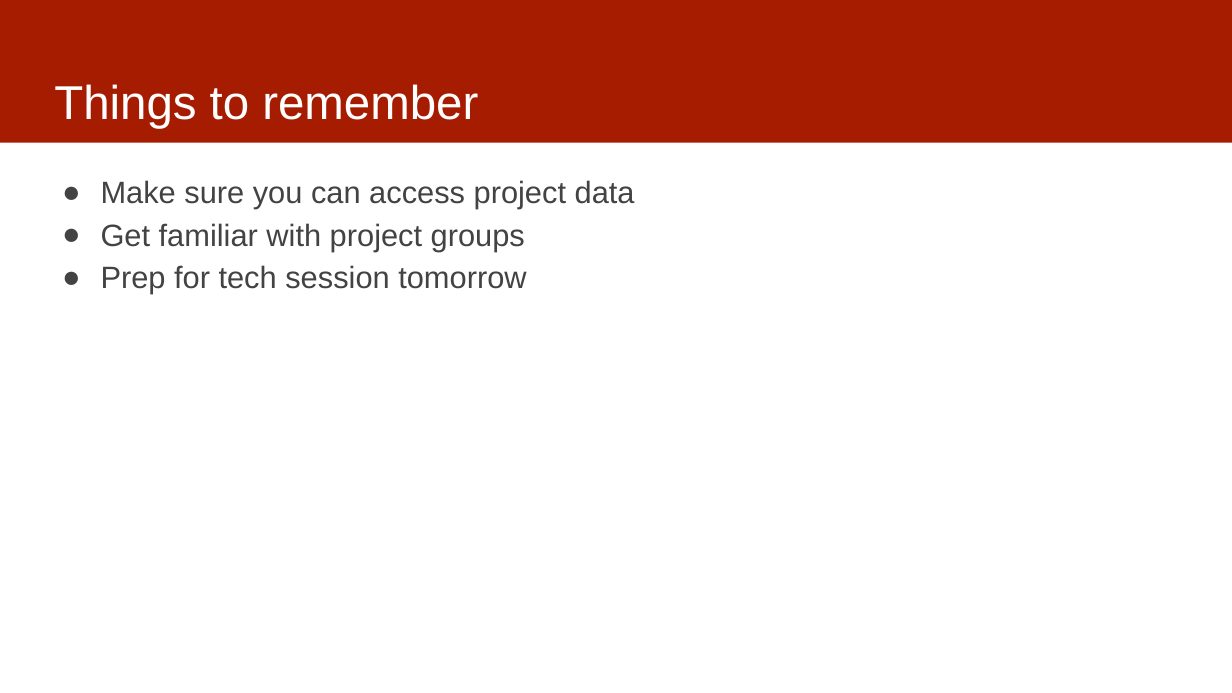
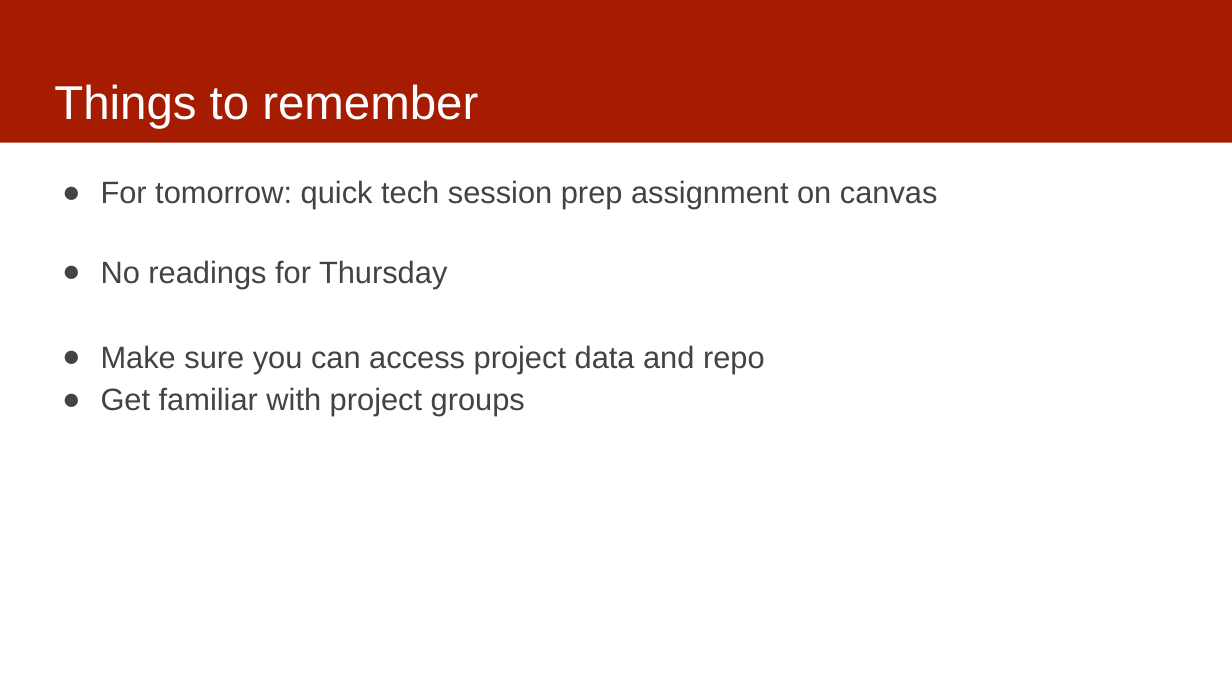
Before and after one commit to dssg/mlforpublicpolicylab, a slide deck: slide 11 of Lectures/03-casestudies.pptx. Drawn at 1232x693 pixels with LibreOffice and Linux fonts; fonts in the diff are those of the drawing. Boxes give left, top, right and bottom in pixels: in the first picture for what was removed or moved away, otherwise in the second. Text is boxed around its words. In the diff, an @@ line names an element or a change of style, - is before the commit and + after.

Commit message:
slides for today

```diff
--- a/Lectures/03-casestudies.pptx
+++ b/Lectures/03-casestudies.pptx
@@ text at (101, 180, 938, 373): text changed @@
-● Make sure you can access project data
+● For tomorrow: quick tech session prep assignment on canvas
+● No readings for Thursday
+● Make sure you can access project data and repo
@@ text at (101, 265, 526, 294): paragraph removed @@
-● Prep for tech session tomorrow
```
Also in this commit, not shown: 1 other slide changed.
